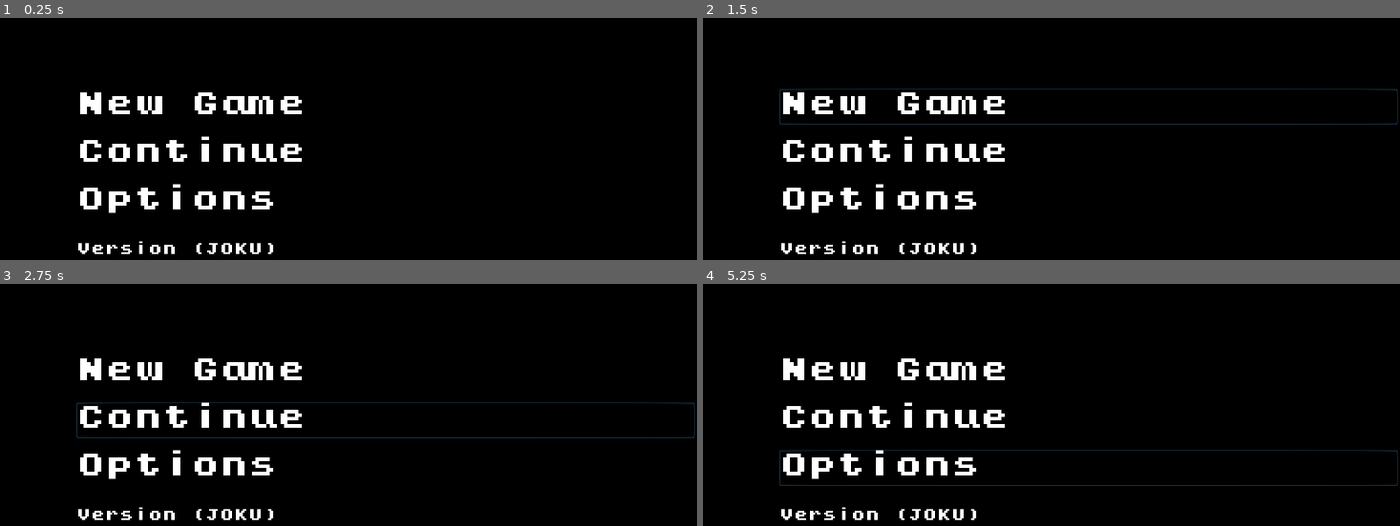
Above: before the commit, frames 1-4 (two rows, left to right).
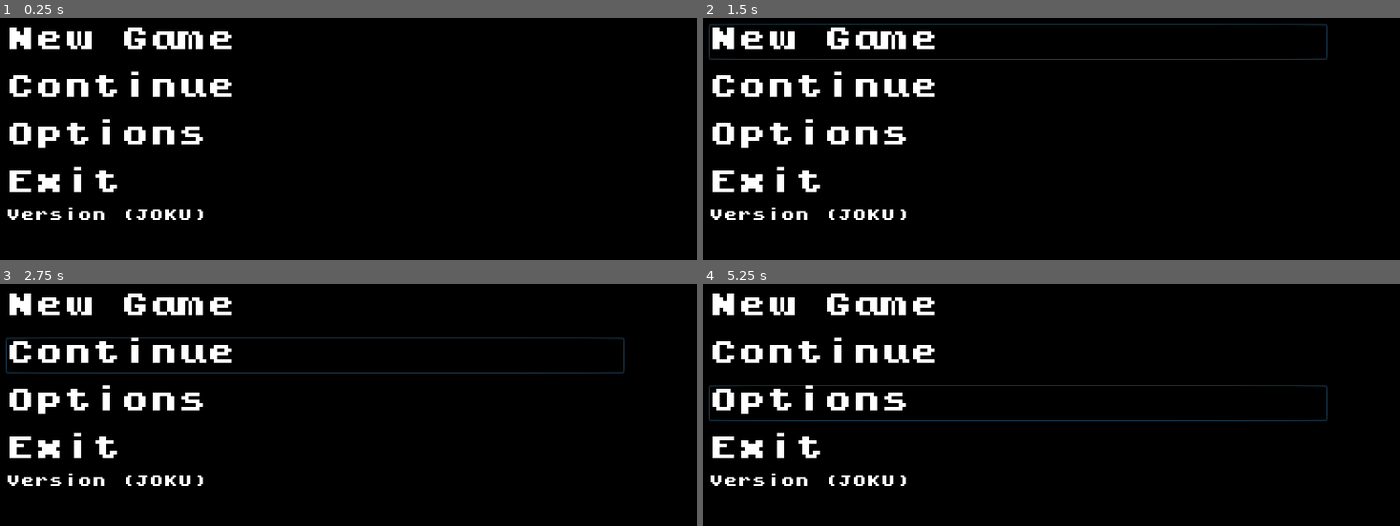
Above: after the commit, the same moments.

Repository: Vilkku11/super-journey
Game: Godot game, scene res://Control.tscn
Same seed, same stepped clock (60 frames per second), same inputs: the game is played once before the commit and once after it.
Inputs:
- Up to frame 1 (0.25 s): no input
- Up to frame 2 (1.5 s): click "New Game" at 0.5 s; click "New Game" at 1.25 s
- Up to frame 3 (2.75 s): click "Continue" at 2 s
- Up to frame 4 (5.25 s): click "Continue" at 2.75 s; click "New Game" at 3.5 s; click "Continue" at 4.25 s; click "Options" at 5 s

The runs differ from the first frame. In frame 1, 9.0% of the frame differs, in the area x 1-44%, y 3-98%; in frame 2, 11%, in the area x 0-100%, y 2-98%; in frame 3, 10%; in frame 4, 10%.

Commit message:
Exit Button added

Diff:
--- a/Control.tscn
+++ b/Control.tscn
@@ -1,9 +1,10 @@
-[gd_scene load_steps=6 format=2]
+[gd_scene load_steps=7 format=2]
 
 [ext_resource path="res://Title_screen/Buttons/OptionsButton.tscn" type="PackedScene" id=1]
 [ext_resource path="res://Title_screen/Buttons/ContinueButton.tscn" type="PackedScene" id=2]
 [ext_resource path="res://Title_screen/Buttons/NewGameButton.tscn" type="PackedScene" id=3]
 [ext_resource path="res://Font/kongtext/kongtext.ttf" type="DynamicFontData" id=4]
+[ext_resource path="res://Title_screen/Buttons/ExitButton.tscn" type="PackedScene" id=5]
 
 [sub_resource type="DynamicFont" id=1]
 size = 24
@@ -12,10 +13,10 @@
 [node name="Main menu" type="Control"]
 anchor_right = 1.0
 anchor_bottom = 1.0
-margin_left = 120.0
-margin_top = 80.0
-margin_right = 1160.0
-margin_bottom = 640.0
+margin_left = 2.0
+margin_top = -1.0
+margin_right = 1042.0
+margin_bottom = 559.0
 
 [node name="Menu" type="VBoxContainer" parent="."]
 margin_left = 120.0
@@ -25,51 +26,54 @@
 
 [node name="CenterRow" type="HBoxContainer" parent="Menu"]
 margin_right = 1040.0
-margin_bottom = 276.0
+margin_bottom = 300.0
 size_flags_vertical = 3
 
 [node name="Buttons" type="VBoxContainer" parent="Menu/CenterRow"]
 margin_right = 1036.0
-margin_bottom = 276.0
+margin_bottom = 300.0
 size_flags_horizontal = 3
 size_flags_vertical = 3
 custom_constants/separation = 20
 alignment = 1
 
 [node name="NewGameButton" parent="Menu/CenterRow/Buttons" instance=ExtResource( 3 )]
-margin_top = 28.0
 margin_right = 1036.0
-margin_bottom = 88.0
+margin_bottom = 60.0
 
 [node name="ContinueButton" parent="Menu/CenterRow/Buttons" instance=ExtResource( 2 )]
-margin_top = 108.0
+margin_top = 80.0
 margin_right = 1036.0
-margin_bottom = 168.0
+margin_bottom = 140.0
 
 [node name="OptionsButton" parent="Menu/CenterRow/Buttons" instance=ExtResource( 1 )]
-margin_top = 188.0
+margin_top = 160.0
 margin_right = 1036.0
-margin_bottom = 248.0
+margin_bottom = 220.0
+
+[node name="ExitButton" parent="Menu/CenterRow/Buttons" instance=ExtResource( 5 )]
+margin_top = 240.0
+margin_right = 1036.0
+margin_bottom = 300.0
+text = ""
 
 [node name="CenterContainer" type="CenterContainer" parent="Menu/CenterRow"]
 margin_left = 1040.0
 margin_right = 1040.0
-margin_bottom = 276.0
+margin_bottom = 300.0
 size_flags_vertical = 3
 
 [node name="Characters" type="TextureRect" parent="Menu/CenterRow/CenterContainer"]
-margin_top = 138.0
-margin_bottom = 138.0
+margin_top = 150.0
+margin_bottom = 150.0
 
 [node name="Logo" type="TextureRect" parent="Menu"]
-margin_top = 280.0
+margin_top = 304.0
 margin_right = 1040.0
-margin_bottom = 280.0
+margin_bottom = 304.0
 
 [node name="VersionLabel" type="Label" parent="Menu"]
-margin_top = 284.0
-margin_right = 1040.0
-margin_bottom = 560.0
+margin_top = 300.0
 size_flags_vertical = 3
 custom_fonts/font = SubResource( 1 )
 text = "Version (JOKU)"
--- /dev/null
+++ b/Title_screen/Buttons/ExitButton.tscn
@@ -0,0 +1,9 @@
+[gd_scene load_steps=2 format=2]
+
+[ext_resource path="res://Title_screen/Buttons/MenuButton.tscn" type="PackedScene" id=1]
+
+[node name="ExitButton" instance=ExtResource( 1 )]
+text = "Exit"
+
+[node name="Label" parent="." index="0"]
+text = "Exit"
